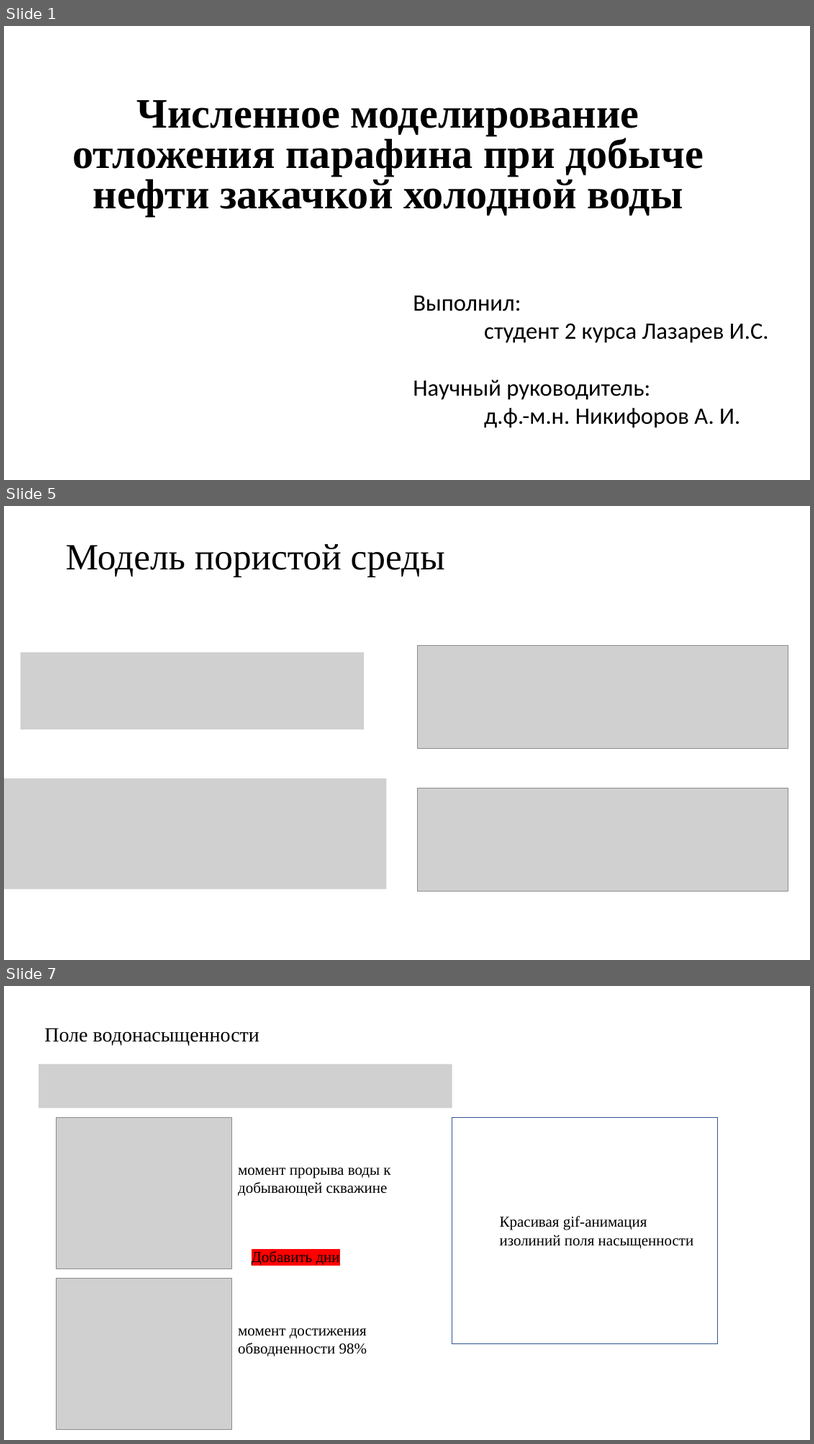
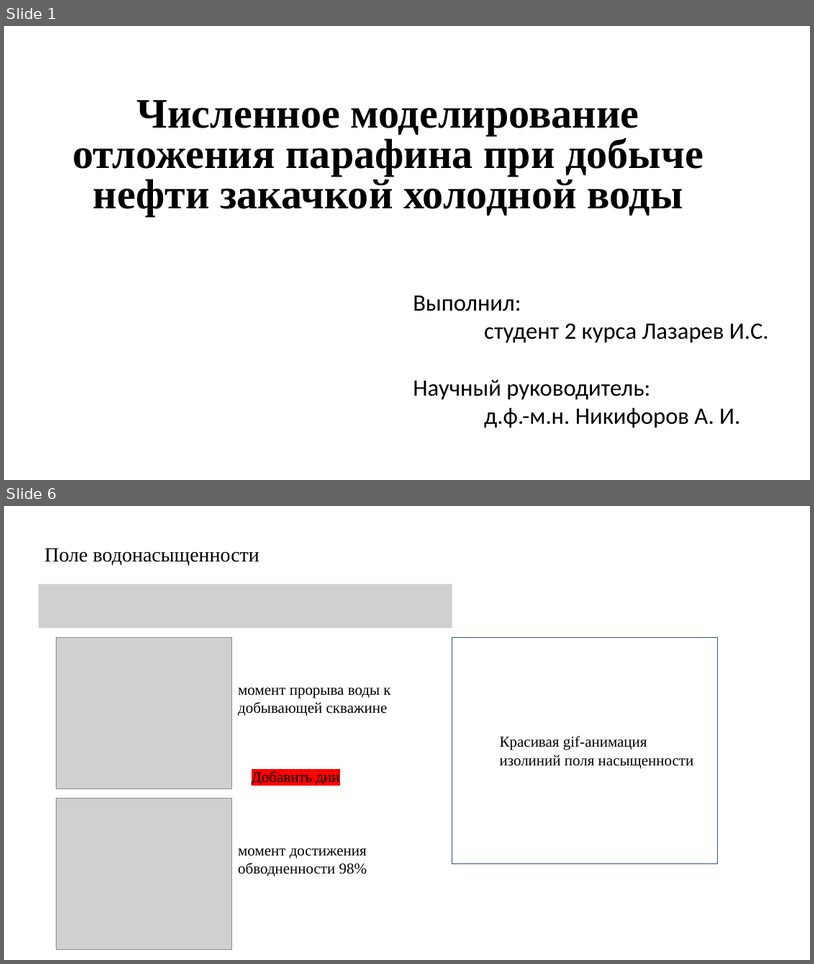
Before and after one commit to 1g0g0r/reservoir-simulator, a slide deck: resources/Лазарев.pptx. Shown one above the other, each under a label of ours: slides 1, 5 and 7 before the commit, slides 1 and 6 after it; the slides between them are not shown. The pictures are 814x1444 and 814x964 pixels, drawn with LibreOffice and Linux fonts; fonts in the diff are those of the drawing; grey boxes stand for pictures. Boxes give left, top, right and bottom in pixels: in the first picture for what was removed or moved away, otherwise in the second. Text is boxed around its words. In the diff, an @@ line names an element or a change of style, - is before the commit and + after.

```diff
--- a/resources/Лазарев.pptx
+++ b/resources/Лазарев.pptx
@@ slide 5 removed at box(4, 506, 810, 960), background #FFFFFF @@
@@ text removed at box(66, 544, 445, 577) @@
-Модель пористой среды
@@ picture removed at box(21, 652, 364, 729) @@
@@ picture removed at box(418, 645, 789, 748) @@
@@ picture removed at box(4, 778, 386, 889) @@
@@ picture removed at box(418, 788, 789, 890) @@
@@ what was slide 7 is now slide 6 @@
```
Also in this commit, not shown: 3 slides changed, 1 other file.
